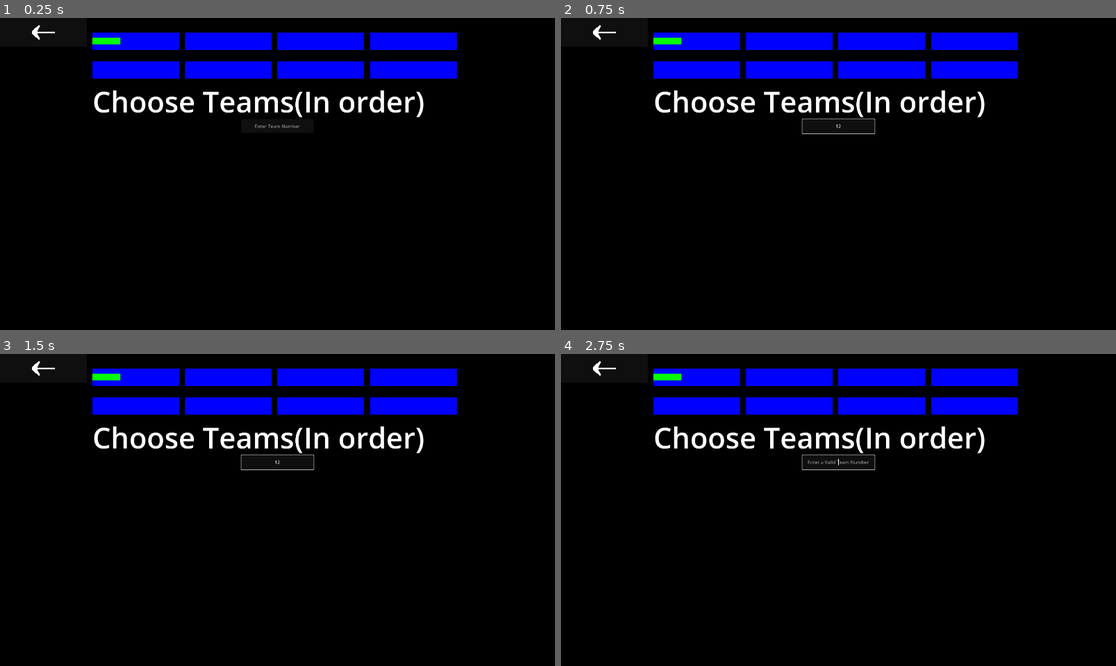
Above: before the commit, frames 1-4 (two rows, left to right).
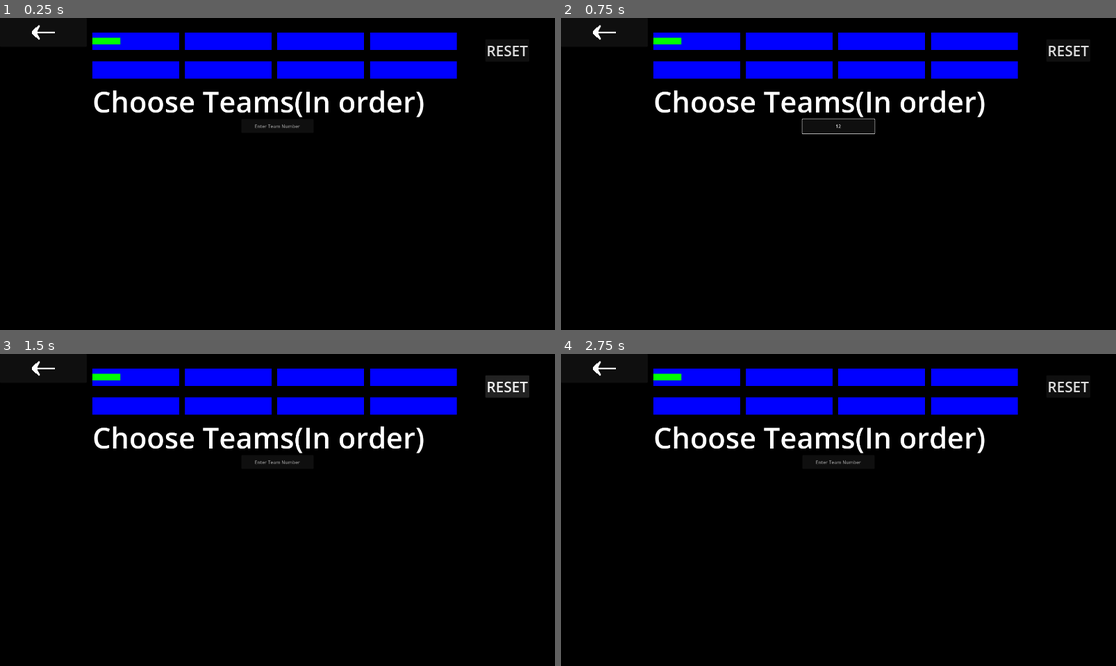
Above: after the commit, the same moments.

Repository: roboblazers7617/FRC-scouting-app
Game: Godot game, scene res://selection_view.tscn
The game is run twice, just before and just after one commit, with the same random seed, the same clock (stepped at 60 frames per second) and the same inputs. This scene is started directly instead of the project's main scene.
Inputs (mouse positions are in pixels of both pictures, inside the frame that each line leads up to):
- Up to frame 1 (0.25 s): no input
- Up to frame 2 (0.75 s): click (838, 127) at 0.52 s; type "12" at 0.6 s
- Up to frame 3 (1.5 s): click (505, 385) at 1.25 s, where only the run after the commit has a clickable "RESET"
- Up to frame 4 (2.75 s): tap Enter at 2 s; move the mouse to (960, 494) at 2.02 s; click (960, 494) at 2.17 s

The runs differ from the first frame. In frame 1, 0.1% of the frame differs, in the area x 87-96%, y 8-13%; in frame 2, 0.1%; in frame 3, 0.7%, in the area x 43-96%, y 6-38%; in frame 4, 0.3%.
Error in both runs: Out of bounds get index '-1' (on base: 'Array') (res://selection_view.gd:9)

Commit message:
added selection view reset button
title

Diff:
--- a/selection_view.gd
+++ b/selection_view.gd
@@ -185,3 +185,8 @@
 
 func _on_exit_button_down() -> void:
 	get_tree().change_scene_to_packed(main_scene)
+
+
+func _on_reset_button_down() -> void:
+	Globals.picked_teams = []
+	get_tree().reload_current_scene()
--- a/selection_view.tscn
+++ b/selection_view.tscn
@@ -296,5 +296,14 @@
 alignment = 1
 script = ExtResource("6_clw1f")
 
+[node name="reset" type="Button" parent="."]
+offset_left = 1679.0
+offset_top = 74.0
+offset_right = 1831.0
+offset_bottom = 151.0
+theme_override_font_sizes/font_size = 50
+text = "RESET"
+
 [connection signal="button_down" from="Button" to="." method="_on_exit_button_down"]
 [connection signal="text_submitted" from="LineEdit" to="LineEdit" method="_on_text_submitted"]
+[connection signal="button_down" from="reset" to="." method="_on_reset_button_down"]
